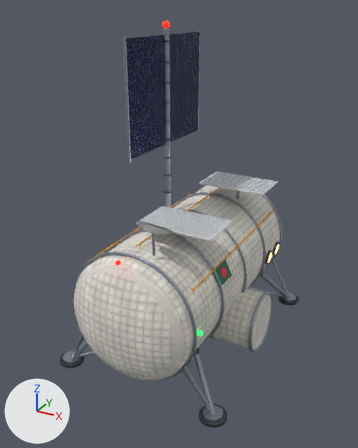
Before and after pictures for a commit that changed the glTF model Assets/Resources/Models/SurfaceHabitat.glb.
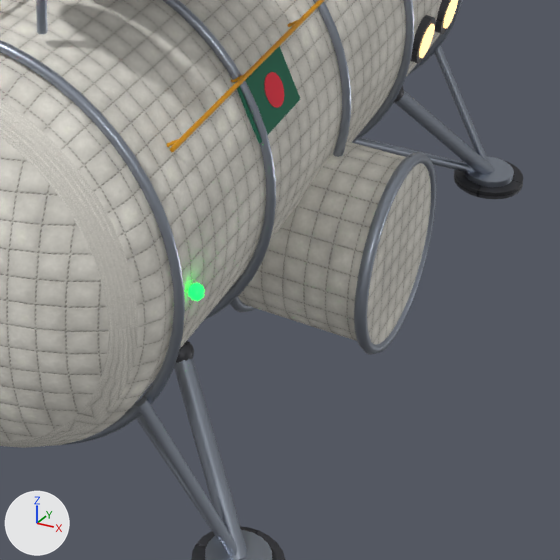
There are two pictures of each version: one whole from a camera (50 mm lens) standing at (7.67, -14.89, 11.89) and looking at (-0.44, -0.16, 4.53), one close up on the part from 39% to 87% of the width and 55% to 92% of the height. The lights are fixed; the arrows at lower left show +X, +Y and +Z. The last two pictures show the newer version. Where no turn or scale is listed for an object, it has been applied to the vertices. Vertices at exactly the same position are counted once.

Names of what the first close-up shows: 'HAB_SurfaceHabitat_Mesh'.
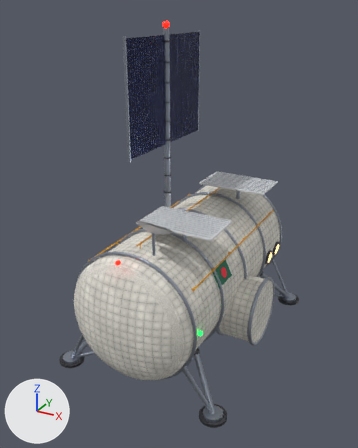
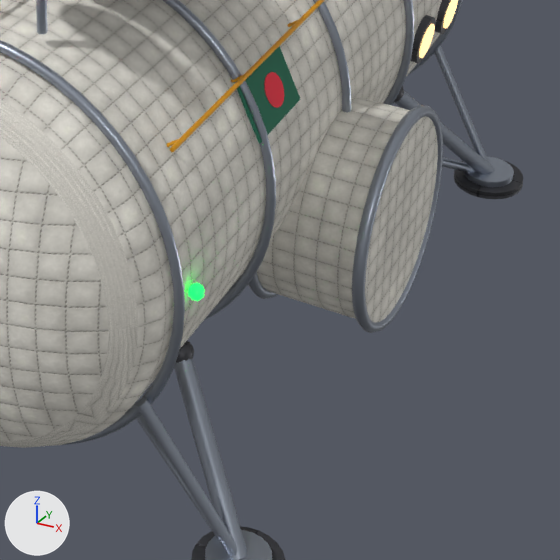
Boxes [x1, y1, x2, y2] around the edits, measured in the close-ups (560 x 560 px; the box of a moved part takes in the faces that stretch with it):
part 1 of me_hab, moved or reshaped
    before: [234, 141, 431, 345]
    after: [238, 98, 438, 323]
part 2 of me_hab, moved or reshaped
    before: [354, 152, 436, 355]
    after: [352, 105, 443, 333]
part 3 of me_hab, moved or reshaped
    before: [230, 284, 256, 312]
    after: [248, 272, 279, 299]

Edits to the bpy script that builds the scene:
```text
Change me_hab:
    used by ob_hab_surfacehabitat_mesh; location = (0.0, 0.0, 0.0)
    remove me_hab.from_pydata(...)  # 7677 vertices, 14740 faces; spans x -3.3..3.3, y -5.05..6.42, z -0.01..11.47
    add me_hab.from_pydata(...)  # 7445 vertices, 14292 faces; spans x -3.3..3.3, y -5.05..6.42, z -0.01..11.47
    me_hab part 1: the loose piece of 76 vertices spanning x 1.05..2.95, y -1.05..1.05, z 0.2..2.3 is scaled about its middle by (0.842, 1.12, 1.12), then moved by (0.15, 0.0, 0.45)
    me_hab part 2: the loose piece of 246 vertices spanning x 2.86..2.98, y -1.15..1.15, z 0.1..2.4 is scaled about its middle by (1, 1.12, 1.12), then moved by (0.0, 0.0, 0.45)
    me_hab part 3: the loose piece of 246 vertices spanning x 1.29..1.41, y -1.15..1.15, z 0.1..2.4 is scaled about its middle by (1, 1.12, 1.12), then moved by (0.3, 0.0, 0.45)
    other edits to the shape of me_hab do not show in these pictures
```
